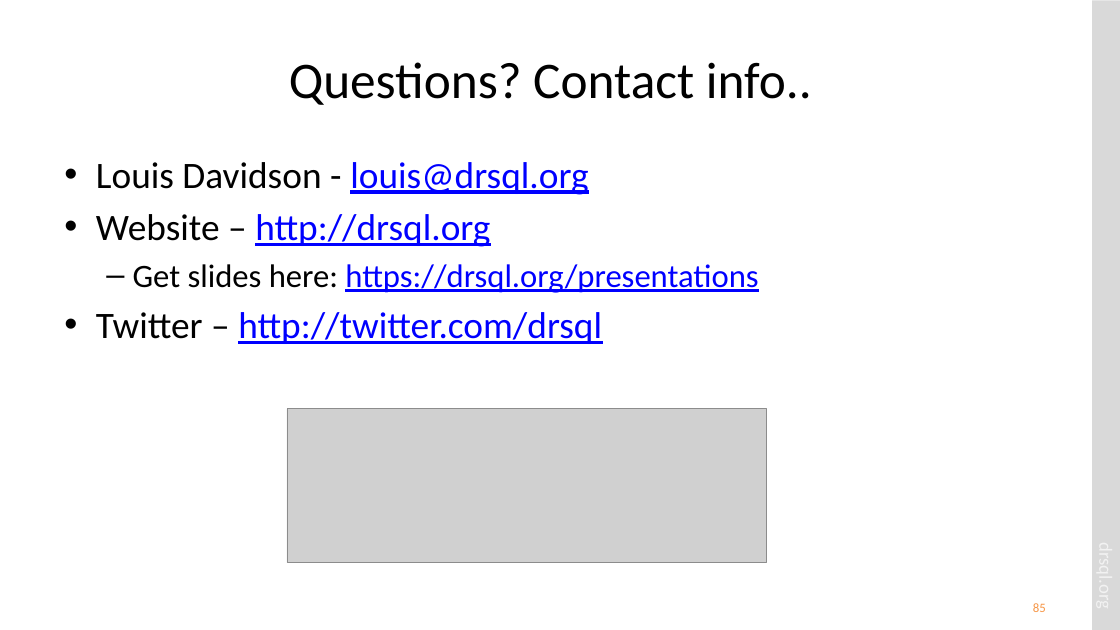
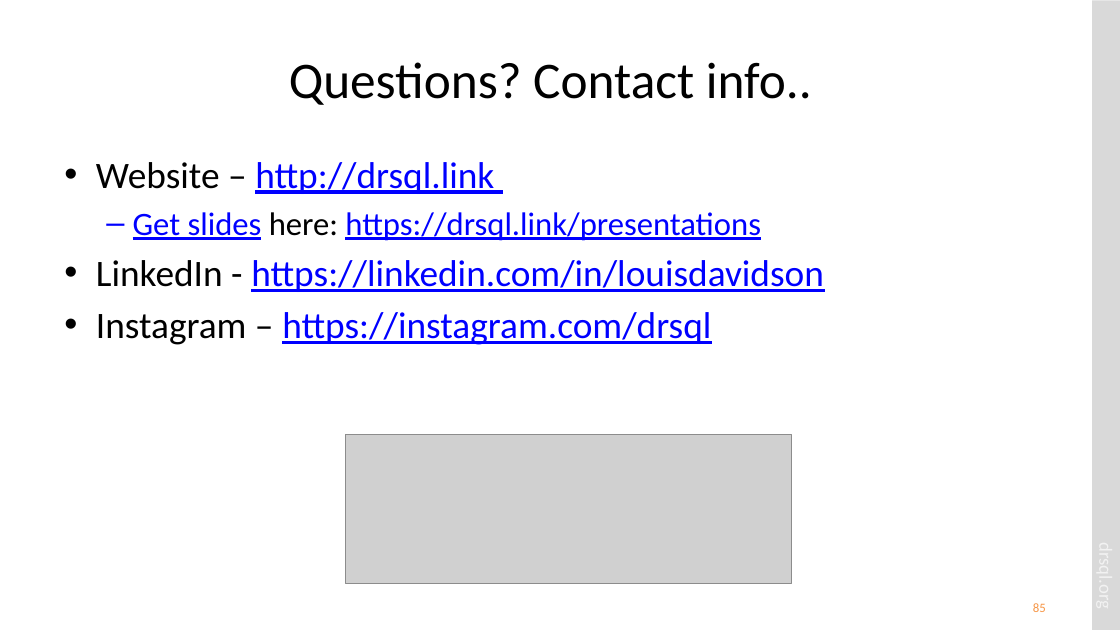
Before and after one commit to drsqlgithub/Presentation-Downloads, a slide deck: slide 85 of Relational Database Design/Relational Database Design.pptx. Drawn at 1120x630 pixels with LibreOffice and Linux fonts; fonts in the diff are those of the drawing; grey boxes stand for pictures. Boxes give left, top, right and bottom in pixels: in the first picture for what was removed or moved away, otherwise in the second. Text is boxed around its words. In the diff, an @@ line names an element or a change of style, - is before the commit and + after.

```diff
--- a/Relational Database Design/Relational Database Design.pptx
+++ b/Relational Database Design/Relational Database Design.pptx
@@ text at (x1=96, y1=162, x2=824, y2=345): text changed @@
-• Louis Davidson - louis@drsql.org
-• Website – http://drsql.org
-  – Get slides here: https://drsql.org/presentations
-• Twitter – http://twitter.com/drsql
+• Website – http://drsql.link
+  – Get slides here: https://drsql.link/presentations
+• LinkedIn - https://linkedin.com/in/louisdavidson
+• Instagram – https://instagram.com/drsql
@@ picture resized from (x1=287, y1=409, x2=766, y2=563) to (x1=345, y1=434, x2=792, y2=583) @@
```
Also in this commit, not shown: 10 other slides changed, 1 slide added, 1 slide removed.
